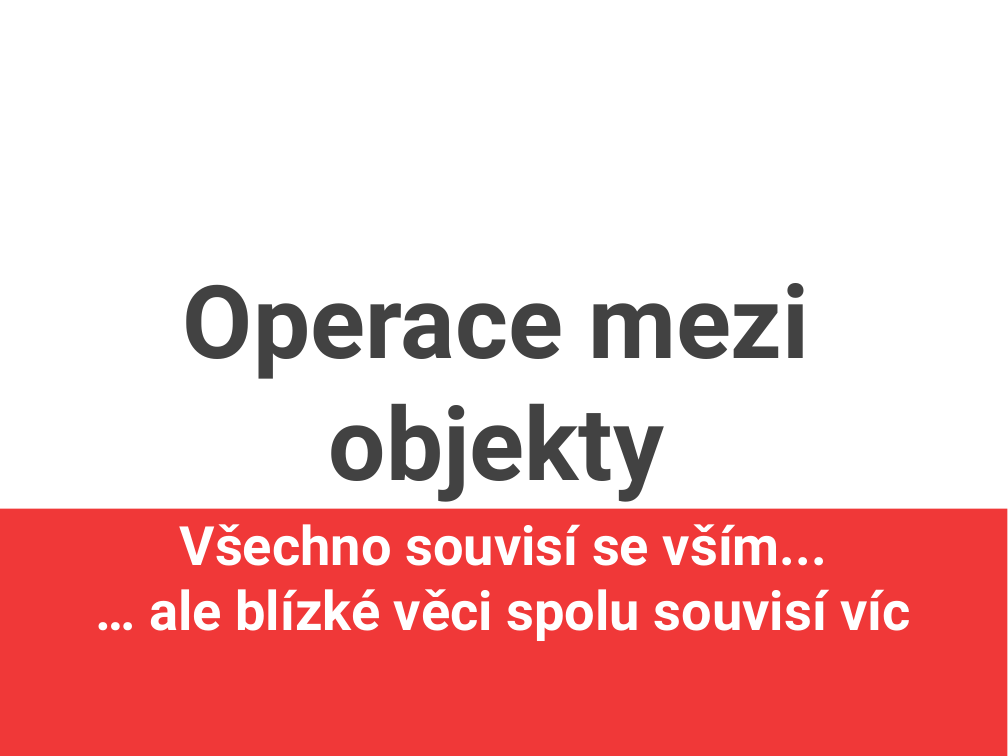
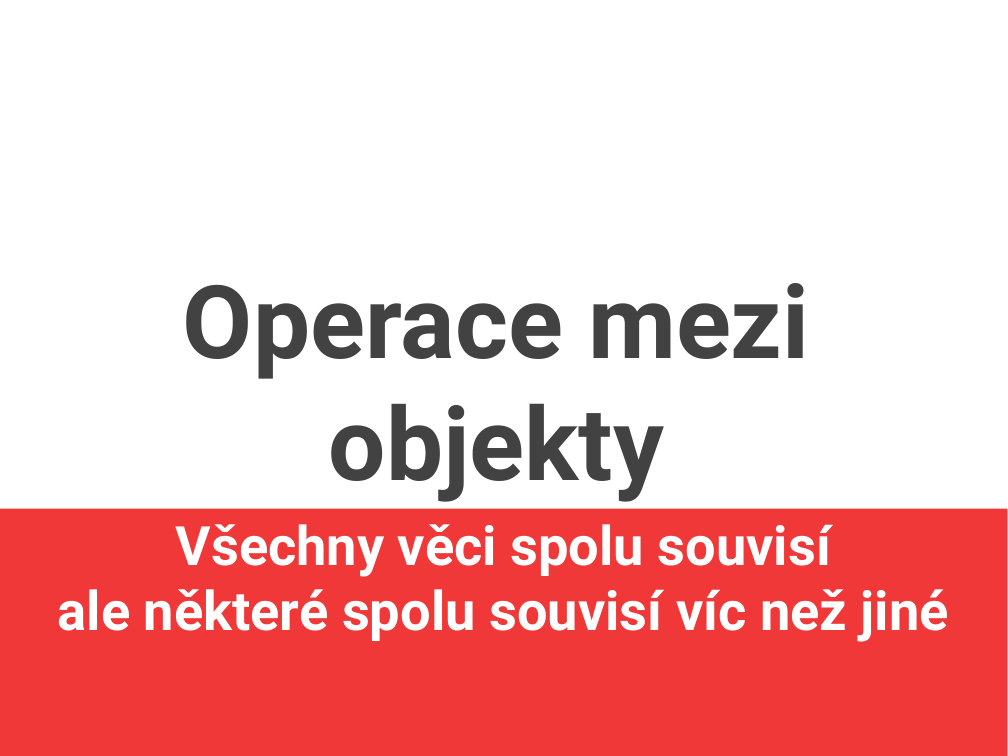
Before and after one commit to jlacko/4EK418, a slide deck: slide 1 of prez/4 - operace mezi objekty.odp. Drawn at 1008x756 pixels with LibreOffice and Linux fonts; fonts in the diff are those of the drawing. Boxes give left, top, right and bottom in pixels: in the first picture for what was removed or moved away, otherwise in the second. Text is boxed around its words. In the diff, an @@ line names an element or a change of style, - is before the commit and + after.

```diff
--- a/prez/4 - operace mezi objekty.odp
+++ b/prez/4 - operace mezi objekty.odp
@@ subtitle at (58,524,949,642): text changed @@
-Všechno souvisí se vším...
-… ale blízké věci spolu souvisí víc
+Všechny věci spolu souvisí
+ale některé spolu souvisí víc než jiné
```
Also in this commit, not shown: 4 other files.
